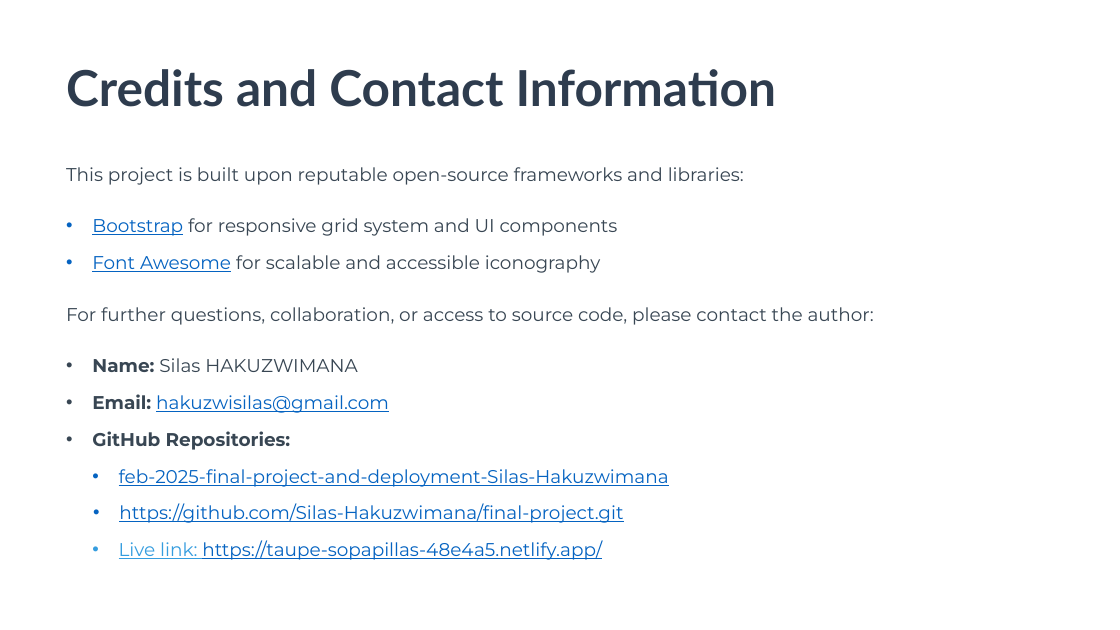
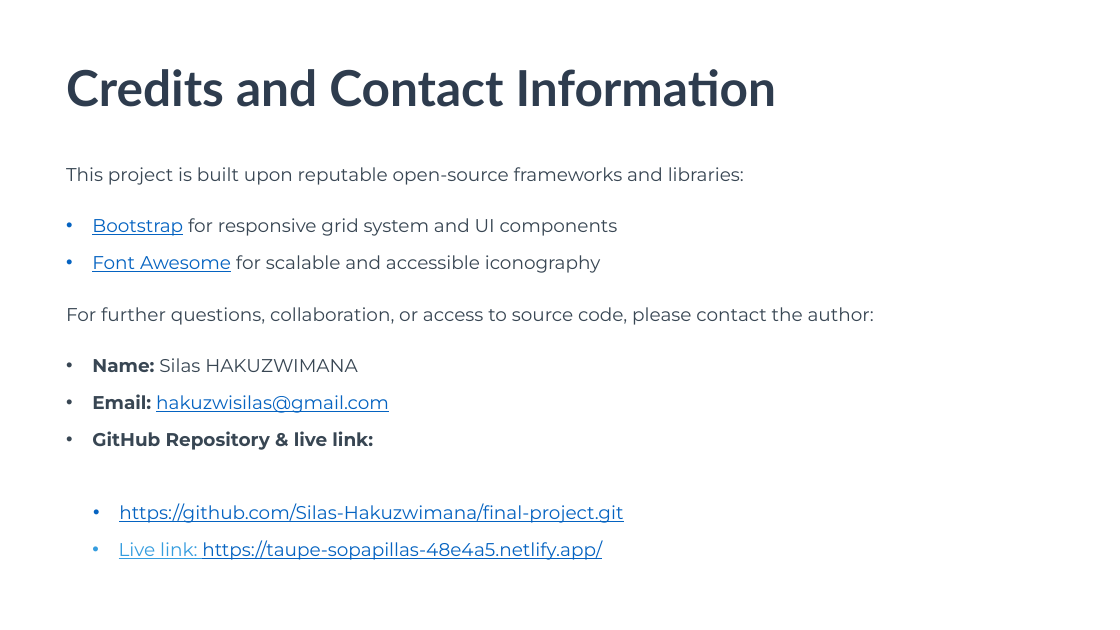
Before and after one commit to PLP-WebTechnologies/feb-2025-final-project-and-deployment-Silas-Hakuzwimana, a slide deck: slide 8 of ShopEase-Modern-E-commerce-Frontend-Website.pptx. Drawn at 1120x630 pixels with LibreOffice and Linux fonts; fonts in the diff are those of the drawing; background and template pictures are left out. Boxes give left, top, right and bottom in pixels: in the first picture for what was removed or moved away, otherwise in the second. Text is boxed around its words. In the diff, an @@ line names an element or a change of style, - is before the commit and + after.

Commit message:
updating project documentation

```diff
--- a/ShopEase-Modern-E-commerce-Frontend-Website.pptx
+++ b/ShopEase-Modern-E-commerce-Frontend-Website.pptx
@@ text at (x1=92, y1=431, x2=373, y2=450): text changed @@
-• GitHub Repositories:
+• GitHub Repository & live link:
@@ text removed at (x1=119, y1=469, x2=669, y2=487) @@
-  • feb-2025-final-project-and-deployment-Silas-Hakuzwimana
```
